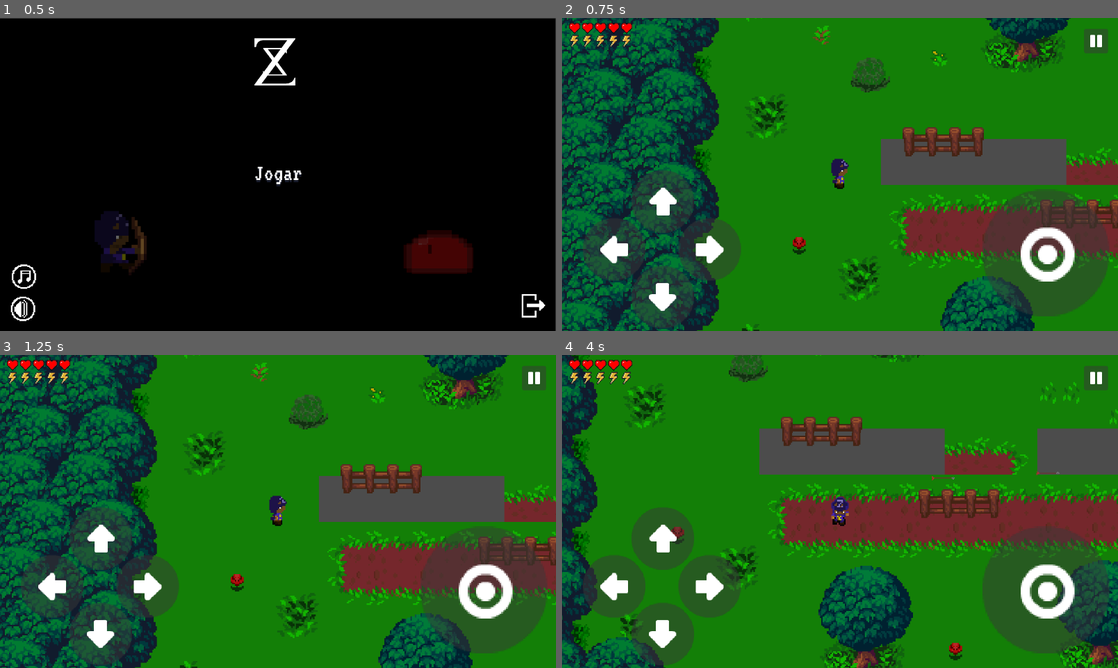
Above: before the commit, frames 1-4 (two rows, left to right).
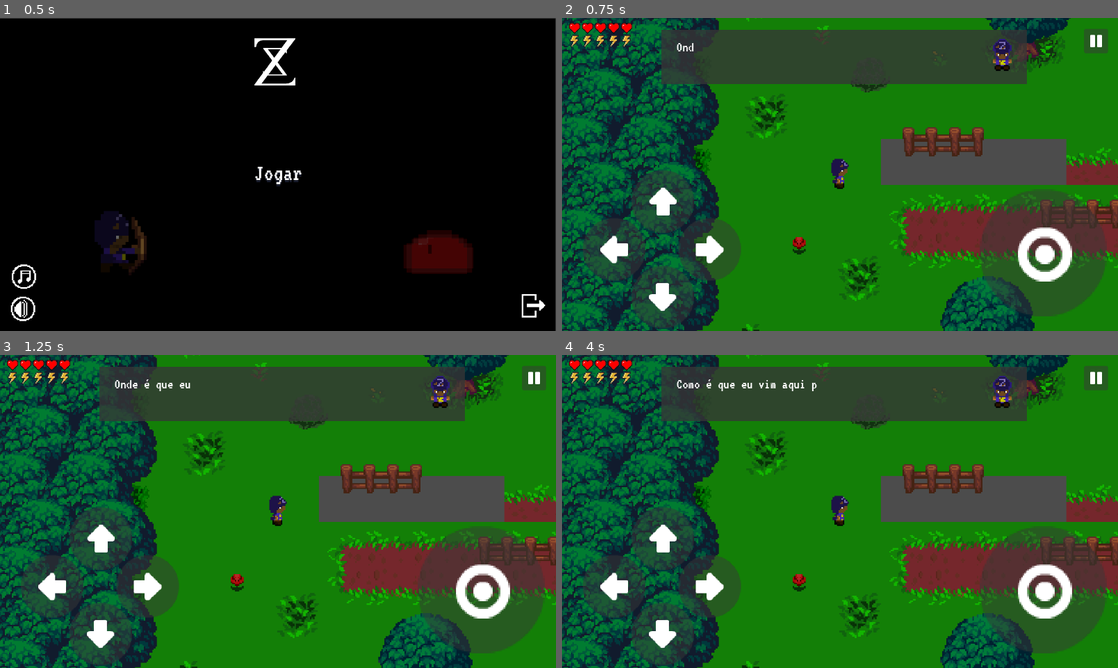
Above: after the commit, the same moments.

Repository: SynT8735/Blackout
Game: Godot game, scene res://Scenes/Menu/Menu.tscn
The game is run twice, just before and just after one commit, with the same random seed, the same clock (stepped at 60 frames per second) and the same inputs.
Inputs (mouse positions are in pixels of both pictures, inside the frame that each line leads up to):
- Up to frame 1 (0.5 s): no input
- Up to frame 2 (0.75 s): click "Jogar" at 0.5 s
- Up to frame 3 (1.25 s): no input
- Up to frame 4 (4 s): click (1095, 376) at 1.25 s; click "Voltar ao jogo" at 2 s; tap Enter (ui_accept) at 2.75, 3.6, 3.77 s; hold D (ui_right) 2.78-3.53 s; hold Enter (ui_accept) 2.78-3.53 s; hold S (ui_down) from 3.53 s (still down)

Frame 1 is identical in both runs. In frame 2, 12% of the frame differs, in the area x 17-99%, y 3-95%; in frame 3, 12%; in frame 4, 69%, in the area x 0-100%, y 0-100%.

Commit message:
Blackout
- Added Dialog

Diff:
--- a/Blackout/Organizado/Scenes/World.tscn
+++ b/Blackout/Organizado/Scenes/World.tscn
@@ -1,25 +1,32 @@
-[gd_scene load_steps=22 format=2]
-
-[ext_resource path="res://Scenes/Scene.tscn" type="PackedScene" id=1]
-[ext_resource path="res://assets/HUD/heart.png" type="Texture" id=2]
-[ext_resource path="res://assets/HUD/energy.png" type="Texture" id=3]
-[ext_resource path="res://assets/HUD/transparentDark22.png" type="Texture" id=4]
-[ext_resource path="res://assets/HUD/transparentDark23.png" type="Texture" id=5]
-[ext_resource path="res://assets/HUD/transparentDark25.png" type="Texture" id=6]
-[ext_resource path="res://assets/HUD/transparentDark24.png" type="Texture" id=7]
-[ext_resource path="res://assets/HUD/transparentDark46.png" type="Texture" id=8]
-[ext_resource path="res://assets/scripts/Pause.gd" type="Script" id=9]
-[ext_resource path="res://assets/font/Montserrat-ExtraBold.otf" type="DynamicFontData" id=10]
-[ext_resource path="res://Scenes/Menu/Buttons/voltaraoJogo.tscn" type="PackedScene" id=11]
-[ext_resource path="res://Scenes/Menu/Buttons/voltaraoMenu.tscn" type="PackedScene" id=12]
-[ext_resource path="res://assets/HUD/transparentDark12.png" type="Texture" id=13]
-[ext_resource path="res://Scenes/GameOver.tscn" type="PackedScene" id=14]
-[ext_resource path="res://Scenes/player.tscn" type="PackedScene" id=15]
-[ext_resource path="res://Scenes/slime.tscn" type="PackedScene" id=16]
-
-[sub_resource type="DynamicFont" id=1]
+[gd_scene load_steps=31 format=2]
+
+[ext_resource path="res://assets/scripts/World.gd" type="Script" id=1]
+[ext_resource path="res://Scenes/Scene.tscn" type="PackedScene" id=2]
+[ext_resource path="res://assets/HUD/heart.png" type="Texture" id=3]
+[ext_resource path="res://assets/HUD/energy.png" type="Texture" id=4]
+[ext_resource path="res://assets/HUD/transparentDark22.png" type="Texture" id=5]
+[ext_resource path="res://assets/HUD/transparentDark23.png" type="Texture" id=6]
+[ext_resource path="res://assets/HUD/transparentDark25.png" type="Texture" id=7]
+[ext_resource path="res://assets/HUD/transparentDark24.png" type="Texture" id=8]
+[ext_resource path="res://assets/HUD/transparentDark46.png" type="Texture" id=9]
+[ext_resource path="res://assets/scripts/Pause.gd" type="Script" id=10]
+[ext_resource path="res://assets/font/Montserrat-ExtraBold.otf" type="DynamicFontData" id=11]
+[ext_resource path="res://Scenes/Menu/Buttons/voltaraoJogo.tscn" type="PackedScene" id=12]
+[ext_resource path="res://Scenes/Menu/Buttons/voltaraoMenu.tscn" type="PackedScene" id=13]
+[ext_resource path="res://assets/HUD/transparentDark12.png" type="Texture" id=14]
+[ext_resource path="res://Scenes/GameOver.tscn" type="PackedScene" id=15]
+[ext_resource path="res://assets/font/VT323-Regular.ttf" type="DynamicFontData" id=16]
+[ext_resource path="res://assets/scripts/first_dialogue.gd" type="Script" id=17]
+[ext_resource path="res://assets/sprites/PNG/sprites/Zell/Idle/idle_down.png" type="Texture" id=18]
+[ext_resource path="res://assets/sprites/PNG/sprites/ShadowSpirit/Ilde/ShadowSpirit/ShadowSpirit_0.png" type="Texture" id=19]
+[ext_resource path="res://assets/sprites/PNG/sprites/ShadowSpirit/Ilde/ShadowSpirit/ShadowSpirit_1.png" type="Texture" id=20]
+[ext_resource path="res://assets/sprites/PNG/sprites/ShadowSpirit/Ilde/ShadowSpirit/ShadowSpirit_2.png" type="Texture" id=21]
+[ext_resource path="res://Scenes/player.tscn" type="PackedScene" id=22]
+[ext_resource path="res://Scenes/slime.tscn" type="PackedScene" id=23]
+
+[sub_resource type="DynamicFont" id=6]
 size = 72
-font_data = ExtResource( 10 )
+font_data = ExtResource( 11 )
 
 [sub_resource type="StyleBoxEmpty" id=2]
 
@@ -29,13 +36,31 @@
 
 [sub_resource type="StyleBoxEmpty" id=5]
 
+[sub_resource type="DynamicFont" id=7]
+size = 48
+font_data = ExtResource( 16 )
+
+[sub_resource type="SpriteFrames" id=1]
+animations = [ {
+"frames": [ ExtResource( 18 ) ],
+"loop": true,
+"name": "zell",
+"speed": 8.0
+}, {
+"frames": [ ExtResource( 19 ), ExtResource( 20 ), ExtResource( 21 ) ],
+"loop": true,
+"name": "shadow_spirit",
+"speed": 5.0
+} ]
+
 [node name="World" type="Node"]
+script = ExtResource( 1 )
 __meta__ = {
 "_edit_horizontal_guides_": [ 695.776, 652.42, 36.3232, 629.077 ],
 "_edit_vertical_guides_": [ 66.3985 ]
 }
 
-[node name="Map" parent="." instance=ExtResource( 1 )]
+[node name="Map" parent="." instance=ExtResource( 2 )]
 position = Vector2( 1, -2 )
 
 [node name="HUD" type="CanvasLayer" parent="."]
@@ -133,40 +158,42 @@
 margin_right = 171.86
 margin_bottom = 76.9316
 rect_scale = Vector2( 0.8, 0.8 )
-texture = ExtResource( 3 )
+texture = ExtResource( 4 )
 
 [node name="Gamepad" type="Node2D" parent="HUD"]
 
 [node name="left" type="TouchScreenButton" parent="HUD/Gamepad"]
 position = Vector2( 48, 460 )
 scale = Vector2( 1.8, 1.8 )
-normal = ExtResource( 4 )
+normal = ExtResource( 5 )
 passby_press = true
 
 [node name="right" type="TouchScreenButton" parent="HUD/Gamepad"]
 position = Vector2( 268, 460 )
 scale = Vector2( 1.8, 1.8 )
-normal = ExtResource( 5 )
+normal = ExtResource( 6 )
 passby_press = true
 
 [node name="down" type="TouchScreenButton" parent="HUD/Gamepad"]
 position = Vector2( 160, 570 )
 scale = Vector2( 1.8, 1.8 )
-normal = ExtResource( 6 )
+normal = ExtResource( 7 )
 passby_press = true
 
 [node name="up" type="TouchScreenButton" parent="HUD/Gamepad"]
 position = Vector2( 160, 350 )
 scale = Vector2( 1.8, 1.8 )
-normal = ExtResource( 7 )
+normal = ExtResource( 8 )
 passby_press = true
 
 [node name="attack" type="TouchScreenButton" parent="HUD/Gamepad"]
-position = Vector2( 967.746, 394.231 )
+position = Vector2( 961.594, 394.231 )
 scale = Vector2( 3.65, 3.65 )
-normal = ExtResource( 8 )
+normal = ExtResource( 9 )
+action = "ui_accept"
 
 [node name="PauseMenu" type="CanvasLayer" parent="."]
+editor/display_folded = true
 layer = 100
 
 [node name="Pause" type="Control" parent="PauseMenu"]
@@ -222,16 +249,49 @@
 size_flags_stretch_ratio = 0.0
 custom_styles/pressed = SubResource( 4 )
 custom_styles/focus = SubResource( 5 )
-icon = ExtResource( 13 )
+icon = ExtResource( 14 )
 flat = true
 
 [node name="GameOverMenu" type="CanvasLayer" parent="."]
+editor/display_folded = true
 layer = 100
 
-[node name="GameOver" parent="GameOverMenu" instance=ExtResource( 14 )]
+[node name="GameOver" parent="GameOverMenu" instance=ExtResource( 15 )]
 visible = false
 
-[node name="Player" parent="." instance=ExtResource( 15 )]
+[node name="Dialogues" type="CanvasLayer" parent="."]
+
+[node name="First_Dialogue" type="Polygon2D" parent="Dialogues"]
+position = Vector2( 195.326, -325.406 )
+scale = Vector2( 0.710321, 0.710321 )
+z_index = 100
+color = Color( 0.211765, 0.211765, 0.211765, 0.784314 )
+polygon = PoolVector2Array( 48, 672, 1232, 672, 1232, 496, 48, 496 )
+__meta__ = {
+"_edit_group_": true
+}
+
+[node name="RichTextLabel" type="RichTextLabel" parent="Dialogues/First_Dialogue"]
+margin_left = 96.0
+margin_top = 528.0
+margin_right = 1184.0
+margin_bottom = 640.0
+custom_fonts/normal_font = SubResource( 7 )
+custom_colors/default_color = Color( 1, 1, 1, 1 )
+bbcode_enabled = true
+script = ExtResource( 17 )
+
+[node name="Timer" type="Timer" parent="Dialogues/First_Dialogue"]
+wait_time = 0.05
+autostart = true
+
+[node name="AnimatedSprite" type="AnimatedSprite" parent="Dialogues/First_Dialogue"]
+position = Vector2( 1152, 560 )
+scale = Vector2( 5, 5 )
+frames = SubResource( 1 )
+animation = "zell"
+
+[node name="Player" parent="." instance=ExtResource( 22 )]
 position = Vector2( 196.739, 342.703 )
 speed = 125
 
@@ -240,8 +300,9 @@
 current = true
 zoom = Vector2( 0.3, 0.3 )
 
-[node name="Slime" parent="." instance=ExtResource( 16 )]
-position = Vector2( 505.463, 331.212 )
+[node name="Slime" parent="." instance=ExtResource( 23 )]
+editor/display_folded = true
+position = Vector2( 622.099, 335.877 )
 
 [node name="Navigation2D" type="Navigation2D" parent="Slime"]
 
@@ -255,8 +316,12 @@
 [connection signal="pressed" from="HUD/Gamepad/up" to="Player" method="_on_up_pressed"]
 [connection signal="released" from="HUD/Gamepad/up" to="Player" method="_on_up_released"]
 [connection signal="pressed" from="HUD/Gamepad/attack" to="Player" method="_on_attack_pressed"]
+[connection signal="pressed" from="HUD/Gamepad/attack" to="Dialogues/First_Dialogue/RichTextLabel" method="_on_attack_pressed"]
 [connection signal="released" from="HUD/Gamepad/attack" to="Player" method="_on_attack_released"]
 [connection signal="pressed" from="PauseMenu/Pause/voltarJogo" to="PauseMenu/Pause" method="_on_Button_pressed"]
 [connection signal="pressed" from="PauseMenu/Pause/voltarMenu" to="PauseMenu/Pause" method="_on_voltarMenu_pressed"]
 [connection signal="pressed" from="PauseMenu/pause" to="PauseMenu/Pause" method="_on_Button_pressed"]
+[connection signal="dialog_finished" from="Dialogues/First_Dialogue/RichTextLabel" to="Player" method="_on_RichTextLabel_dialog_finished"]
+[connection signal="is_playing" from="Dialogues/First_Dialogue/RichTextLabel" to="Player" method="_on_RichTextLabel_is_playing"]
+[connection signal="timeout" from="Dialogues/First_Dialogue/Timer" to="Dialogues/First_Dialogue/RichTextLabel" method="_on_Timer_timeout"]
 [connection signal="player_died" from="Player" to="GameOverMenu/GameOver" method="_on_Player_player_died"]
--- a/Blackout/Organizado/Scenes/dialogue/first_dialogue.tscn
+++ b/Blackout/Organizado/Scenes/dialogue/first_dialogue.tscn
@@ -19,7 +19,7 @@
 "speed": 5.0
 } ]
 
-[node name="Polygon2D" type="Polygon2D"]
+[node name="Dialogue" type="Polygon2D"]
 color = Color( 0.211765, 0.211765, 0.211765, 1 )
 polygon = PoolVector2Array( 48, 672, 1232, 672, 1232, 496, 48, 496 )
 
--- a/Blackout/Organizado/assets/scripts/KinematicBody2D.gd
+++ b/Blackout/Organizado/assets/scripts/KinematicBody2D.gd
@@ -33,6 +33,8 @@
 
 var velocity := Vector2()
 var is_taking_damage = false
+
+var is_playing = true
 
 signal player_died
 
@@ -48,61 +50,63 @@
 	can_shoot = true
 
 func get_input():
-	# Basically just turning input values into single boolean variables
-	var move_right = (Input.is_action_pressed("ui_right") or touch_right) and not charging_bow
-	var move_left =( Input.is_action_pressed("ui_left") or touch_left) and not charging_bow
-	var move_up = (Input.is_action_pressed("ui_up") or touch_up) and not charging_bow
-	var move_down = (Input.is_action_pressed("ui_down") or touch_down) and not charging_bow
-
-	# Initializing variables
-	var x_movement = 0
-	var y_movement = 0
-
-	# If moving horizontally
-	if move_right or move_left:
-		# Flips sprite if moving left only
-		sprite.flip_h = move_left
-		sprite.play("Run")
-		# We only want to set x movement here because otherwise it allows the player
-		# to move diagonally which has strange behavior
-		x_movement = int(move_right) - int(move_left)
-	# If moving vertically
-	elif move_up or move_down:
-		# See note above x_movement
-		y_movement = int(move_down) - int(move_up)
-		if move_up:
-			sprite.play("Walk_Up")
-		elif move_down:
-			sprite.play("Walk_Down")
-	else:
-		if Input.is_action_just_released("ui_up") and not charging_bow:
-			sprite.play("Idle_Back")
-		elif Input.is_action_just_released("ui_down") and not charging_bow:
-			sprite.play("Idle_Front")
-		elif (Input.is_action_just_released("ui_left") or Input.is_action_just_released("ui_right")) and not charging_bow:
+	if is_playing:
+		# Basically just turning input values into single boolean variables
+		var move_right = (Input.is_action_pressed("ui_right") or touch_right) and not charging_bow
+		var move_left =( Input.is_action_pressed("ui_left") or touch_left) and not charging_bow
+		var move_up = (Input.is_action_pressed("ui_up") or touch_up) and not charging_bow
+		var move_down = (Input.is_action_pressed("ui_down") or touch_down) and not charging_bow
+
+		# Initializing variables
+		var x_movement = 0
+		var y_movement = 0
+
+		# If moving horizontally
+		if move_right or move_left:
+			# Flips sprite if moving left only
+			sprite.flip_h = move_left
+			sprite.play("Run")
+			# We only want to set x movement here because otherwise it allows the player
+			# to move diagonally which has strange behavior
+			x_movement = int(move_right) - int(move_left)
+		# If moving vertically
+		elif move_up or move_down:
+			# See note above x_movement
+			y_movement = int(move_down) - int(move_up)
+			if move_up:
+				sprite.play("Walk_Up")
+			elif move_down:
+				sprite.play("Walk_Down")
+		else:
+			if Input.is_action_just_released("ui_up") and not charging_bow:
+				sprite.play("Idle_Back")
+			elif Input.is_action_just_released("ui_down") and not charging_bow:
+				sprite.play("Idle_Front")
+			elif (Input.is_action_just_released("ui_left") or Input.is_action_just_released("ui_right")) and not charging_bow:
+				sprite.play("Idle")
+		var move_to = Vector2(x_movement * speed, y_movement * speed)
+		velocity = lerp(velocity, move_to, 0.2)
+
+func get_attack_input():
+	if is_playing:
+		if Input.is_action_pressed("ui_accept") and not charging_bow and can_shoot || attack and not charging_bow and can_shoot:
+			charging_bow = true
+			velocity = Vector2.ZERO
+			sprite.play("Attack_Bow")
+			tween.interpolate_property(self, "bow_power", 3, 8, 5, Tween.TRANS_LINEAR, Tween.EASE_IN_OUT)
+			tween.start()
+		elif Input.is_action_just_released("ui_accept") and can_shoot || attack and can_shoot:
+			charging_bow = false
+			tween.stop(self, "bow_power")
 			sprite.play("Idle")
-	var move_to = Vector2(x_movement * speed, y_movement * speed)
-	velocity = lerp(velocity, move_to, 0.2)
-
-func get_attack_input():
-	if Input.is_action_pressed("ui_accept") and not charging_bow and can_shoot || attack and not charging_bow and can_shoot:
-		charging_bow = true
-		velocity = Vector2.ZERO
-		sprite.play("Attack_Bow")
-		tween.interpolate_property(self, "bow_power", 3, 8, 5, Tween.TRANS_LINEAR, Tween.EASE_IN_OUT)
-		tween.start()
-	elif Input.is_action_just_released("ui_accept") and can_shoot || attack and can_shoot:
-		charging_bow = false
-		tween.stop(self, "bow_power")
-		sprite.play("Idle")
-		var arrow_instance = arrow.instance()
-		var direction = -1 if sprite.flip_h else 1
-		arrow_instance.init(direction, bow_power)
-		get_parent().add_child(arrow_instance)
-		arrow_instance.global_position = global_position
-		arrow_instance.global_position.x += 16 * direction
-		bow_power = 0
-		print("Shoot")
+			var arrow_instance = arrow.instance()
+			var direction = -1 if sprite.flip_h else 1
+			arrow_instance.init(direction, bow_power)
+			get_parent().add_child(arrow_instance)
+			arrow_instance.global_position = global_position
+			arrow_instance.global_position.x += 16 * direction
+			bow_power = 0
+			print("Shoot")
 
 		#Optimize Arrow
 		if get_tree().get_nodes_in_group("arrows").size() >= 10:
@@ -247,3 +251,9 @@
 
 func _on_attack_released():
 	attack = false
+
+func _on_RichTextLabel_is_playing():
+	is_playing = false
+
+func _on_RichTextLabel_dialog_finished():
+	is_playing = true
--- /dev/null
+++ b/Blackout/Organizado/assets/scripts/World.gd
@@ -0,0 +1,4 @@
+extends Node
+
+func _ready():
+	pass
--- a/Blackout/Organizado/assets/scripts/first_dialogue.gd
+++ b/Blackout/Organizado/assets/scripts/first_dialogue.gd
@@ -4,12 +4,16 @@
 var page = 0
 var s = Vector2()
 
-onready var voice = get_tree().get_root().get_node("Polygon2D/AnimatedSprite")
+onready var voice = get_tree().get_root().get_node("World/Dialogues/First_Dialogue/AnimatedSprite")
+
+signal is_playing
+signal dialog_finished
 
 func _ready():
 	set_bbcode(dialog[page])
 	set_visible_characters(0)
 	set_process_input(true)
+	emit_signal("is_playing")
 
 func _input(event):
 	if Input.is_action_pressed("ui_accept"):
@@ -28,6 +32,11 @@
 				s.x = 5
 				s.y = 5
 				voice.scale = s
+			if get_visible_characters() >= get_total_character_count() && page == 4:
+				get_tree().get_root().get_node("World/Dialogues/First_Dialogue").hide()
+				emit_signal("dialog_finished")
+			if get_visible_characters() > get_total_character_count() && page < 4:
+				emit_signal("is_playing")
 
 func _on_Timer_timeout():
 	set_visible_characters(get_visible_characters()+1)
Not shown: 12 places in Blackout/Organizado/Scenes/World.tscn that only renumber resources
